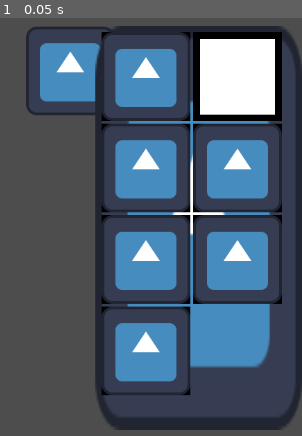
Above: before the commit, frame 1.
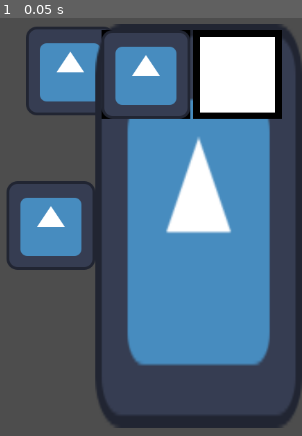
Above: after the commit, the same moment.

Repository: IDokan/Sooni
Game: Godot game, scene res://main.tscn
Two runs of this game, one before a commit and one after it. Both use one fixed random seed, a clock stepped at 60 frames per second and the inputs below. The engine's default icon, where the game draws it, is replaced by a stand-in: a white triangle on a blue panel in a dark square.
Inputs:
- Up to frame 1 (0.05 s): no input

The runs differ from the first frame. In frame 1, 23% of the frame differs, in the area x 2-95%, y 1-99%.

Commit message:
#1 Able to Slides inventory, added header comments, porting to cpp codes
[WIP] Port inventory gd script to cpp codes

InventoryLayer - Added sliding logics using Tween.
Dish, DishContainers, rectangles_mapper, Tray - Added header comments to improve file readability.
Refrigerator - [WIP] A ported C++ file of refrigerator(inventory)
DishSlot - A ported C++ file of inventory slots. However, it does now have a lot of bugs. Need to figure it out and fix it.

Not yet implemented:
1. Freeze Physics when contained on table.
2. Tween objects when store in the inventory

Diff:
--- /dev/null
+++ b/demo/InventoryLayer.gd
@@ -0,0 +1,24 @@
+extends CanvasLayer
+
+var flag : bool
+
+# Called when the node enters the scene tree for the first time.
+func _ready():
+	flag = true
+	pass # Replace with function body.
+
+
+# Called every frame. 'delta' is the elapsed time since the previous frame.
+func _process(delta):
+	pass
+
+
+func _on_texture_button_pressed():
+	var tween = create_tween()
+	if flag:
+		tween.tween_property(self, "offset", Vector2(298, 0), 1)
+		flag = false
+	else:
+		tween.tween_property(self, "offset", Vector2(0, 0), 1)
+		flag = true
+	pass # Replace with function body.
--- a/demo/ItemBg.gd
+++ b/demo/ItemBg.gd
@@ -28,6 +28,7 @@
 	return data
 
 func _can_drop_data(_at_position, _data):
+
 	# Need to add appropriate if condition
 	if _data == null:
 		return false
--- a/demo/main.tscn
+++ b/demo/main.tscn
@@ -1,6 +1,7 @@
-[gd_scene load_steps=8 format=3 uid="uid://ryor8sexabyv"]
+[gd_scene load_steps=9 format=3 uid="uid://ryor8sexabyv"]
 
 [ext_resource type="Texture2D" uid="uid://h5v60w4x36b3" path="res://icon.svg" id="1_j8afg"]
+[ext_resource type="Script" path="res://InventoryLayer.gd" id="1_p5161"]
 [ext_resource type="Texture2D" uid="uid://boufkd127m477" path="res://InventoryBg.png" id="3_t6wf1"]
 [ext_resource type="Script" path="res://ItemBg.gd" id="3_xa2a1"]
 
@@ -46,15 +47,35 @@
 shape = SubResource("RectangleShape2D_dohu7")
 
 [node name="CanvasLayer" type="CanvasLayer" parent="."]
+script = ExtResource("1_p5161")
+
+[node name="TextureButton" type="TextureButton" parent="CanvasLayer"]
+anchors_preset = 6
+anchor_left = 1.0
+anchor_top = 0.5
+anchor_right = 1.0
+anchor_bottom = 0.5
+offset_left = -426.0
+offset_top = -64.0
+offset_right = -298.0
+offset_bottom = 64.0
+grow_horizontal = 0
+grow_vertical = 2
+texture_normal = ExtResource("1_j8afg")
+texture_pressed = ExtResource("1_j8afg")
+texture_hover = ExtResource("1_j8afg")
+texture_disabled = ExtResource("1_j8afg")
+texture_focused = ExtResource("1_j8afg")
 
 [node name="NinePatchRect" type="NinePatchRect" parent="CanvasLayer"]
-anchors_preset = 11
+anchors_preset = 6
 anchor_left = 1.0
+anchor_top = 0.5
 anchor_right = 1.0
-anchor_bottom = 1.0
+anchor_bottom = 0.5
 offset_left = -298.0
-offset_top = 36.0
-offset_bottom = -29.0
+offset_top = -291.0
+offset_bottom = 292.0
 grow_horizontal = 0
 grow_vertical = 2
 size_flags_horizontal = 3
@@ -108,65 +129,17 @@
 offset_bottom = 40.0
 script = ExtResource("3_xa2a1")
 
-[node name="ItemBg3" type="TextureRect" parent="CanvasLayer/NinePatchRect/MarginContainer/ScrollContainer/Inventory"]
+[node name="DishSlot" type="DishSlot" parent="CanvasLayer/NinePatchRect/MarginContainer/ScrollContainer/Inventory"]
 layout_mode = 2
 texture = ExtResource("3_t6wf1")
 
-[node name="TextureRect" type="TextureRect" parent="CanvasLayer/NinePatchRect/MarginContainer/ScrollContainer/Inventory/ItemBg3"]
-custom_minimum_size = Vector2(128, 128)
-layout_mode = 0
-offset_right = 40.0
-offset_bottom = 40.0
-texture = ExtResource("1_j8afg")
-script = ExtResource("3_xa2a1")
-
-[node name="ItemBg4" type="TextureRect" parent="CanvasLayer/NinePatchRect/MarginContainer/ScrollContainer/Inventory"]
+[node name="DishSlot2" type="DishSlot" parent="CanvasLayer/NinePatchRect/MarginContainer/ScrollContainer/Inventory"]
 layout_mode = 2
 texture = ExtResource("3_t6wf1")
 
-[node name="TextureRect" type="TextureRect" parent="CanvasLayer/NinePatchRect/MarginContainer/ScrollContainer/Inventory/ItemBg4"]
-custom_minimum_size = Vector2(128, 128)
-layout_mode = 0
-offset_right = 40.0
-offset_bottom = 40.0
-texture = ExtResource("1_j8afg")
-script = ExtResource("3_xa2a1")
-
-[node name="ItemBg5" type="TextureRect" parent="CanvasLayer/NinePatchRect/MarginContainer/ScrollContainer/Inventory"]
+[node name="DishSlot3" type="DishSlot" parent="CanvasLayer/NinePatchRect/MarginContainer/ScrollContainer/Inventory"]
 layout_mode = 2
 texture = ExtResource("3_t6wf1")
-
-[node name="TextureRect" type="TextureRect" parent="CanvasLayer/NinePatchRect/MarginContainer/ScrollContainer/Inventory/ItemBg5"]
-custom_minimum_size = Vector2(128, 128)
-layout_mode = 0
-offset_right = 40.0
-offset_bottom = 40.0
-texture = ExtResource("1_j8afg")
-script = ExtResource("3_xa2a1")
-
-[node name="ItemBg6" type="TextureRect" parent="CanvasLayer/NinePatchRect/MarginContainer/ScrollContainer/Inventory"]
-layout_mode = 2
-texture = ExtResource("3_t6wf1")
-
-[node name="TextureRect" type="TextureRect" parent="CanvasLayer/NinePatchRect/MarginContainer/ScrollContainer/Inventory/ItemBg6"]
-custom_minimum_size = Vector2(128, 128)
-layout_mode = 0
-offset_right = 40.0
-offset_bottom = 40.0
-texture = ExtResource("1_j8afg")
-script = ExtResource("3_xa2a1")
-
-[node name="ItemBg7" type="TextureRect" parent="CanvasLayer/NinePatchRect/MarginContainer/ScrollContainer/Inventory"]
-layout_mode = 2
-texture = ExtResource("3_t6wf1")
-
-[node name="TextureRect" type="TextureRect" parent="CanvasLayer/NinePatchRect/MarginContainer/ScrollContainer/Inventory/ItemBg7"]
-custom_minimum_size = Vector2(128, 128)
-layout_mode = 0
-offset_right = 40.0
-offset_bottom = 40.0
-texture = ExtResource("1_j8afg")
-script = ExtResource("3_xa2a1")
 
 [node name="Tray" type="Tray" parent="."]
 texture = ExtResource("1_j8afg")
@@ -198,10 +171,12 @@
 [node name="Dish" type="Dish" parent="DishContainers"]
 texture = ExtResource("1_j8afg")
 position = Vector2(1011, 546)
-physics_material_override = SubResource("PhysicsMaterial_wtj6m")
+physics_material_override = SubResource("PhysicsMaterial_sncgp")
 
 [node name="Dish2" type="Dish" parent="DishContainers"]
 texture = ExtResource("1_j8afg")
 z_as_relative = false
 position = Vector2(865, 566)
-physics_material_override = SubResource("PhysicsMaterial_85guk")
+physics_material_override = SubResource("PhysicsMaterial_pwvue")
+
+[connection signal="pressed" from="CanvasLayer/TextureButton" to="CanvasLayer" method="_on_texture_button_pressed"]
Not shown: 1 places in demo/main.tscn that only renumber resources
Not shown, changed: src/Dish.cpp
Not shown, changed: src/Dish.h
Not shown, changed: src/DishContainers.cpp
Not shown, changed: src/DishContainers.h
Not shown, added: src/DishSlot.cpp
Not shown, added: src/DishSlot.h
Not shown, added: src/Refrigerator.cpp
Not shown, added: src/Refrigerator.h
Not shown, changed: src/Tray.cpp
Not shown, changed: src/Tray.h
Not shown, changed: src/rectangles_mapper.cpp
(and 2 more such lines)
